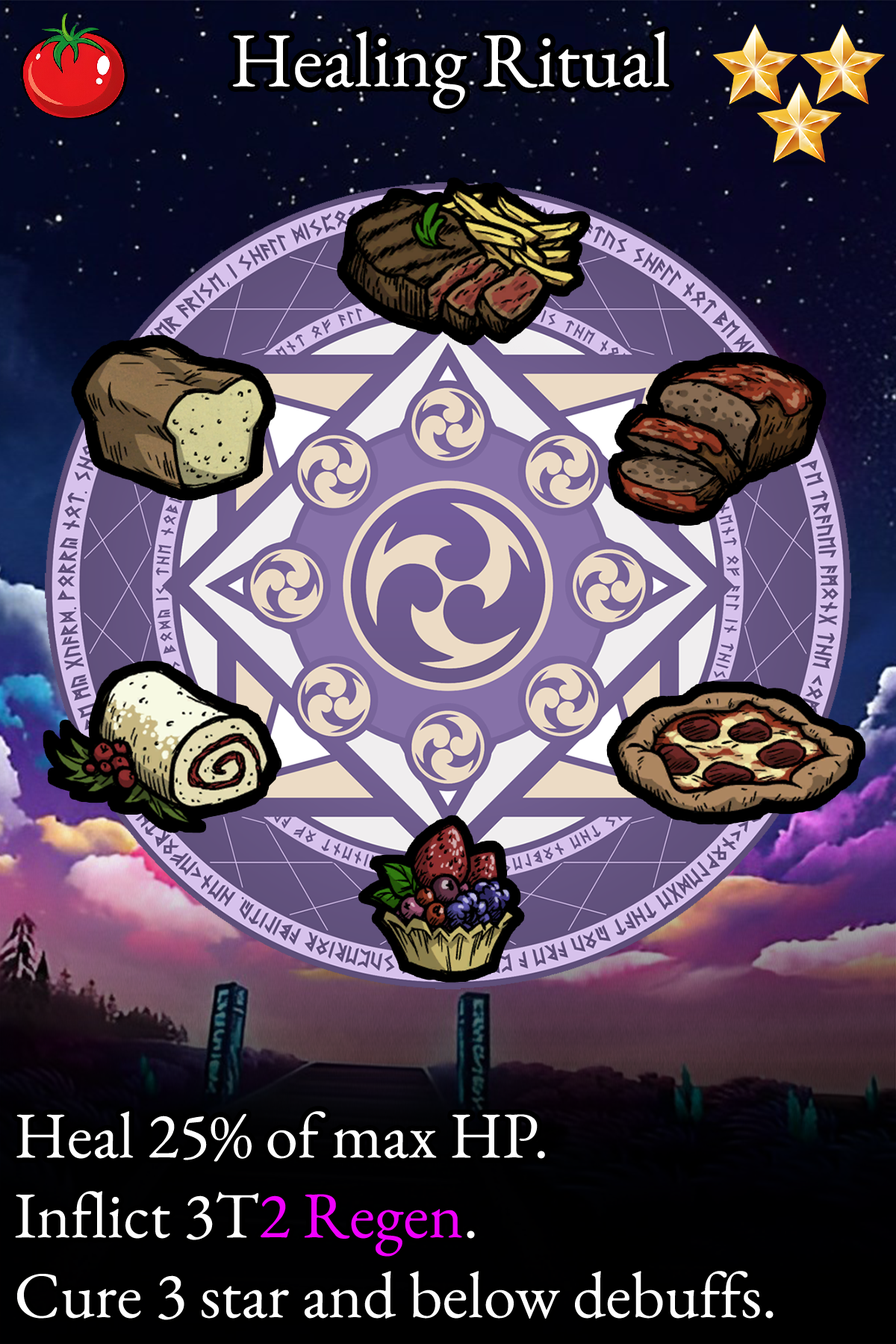
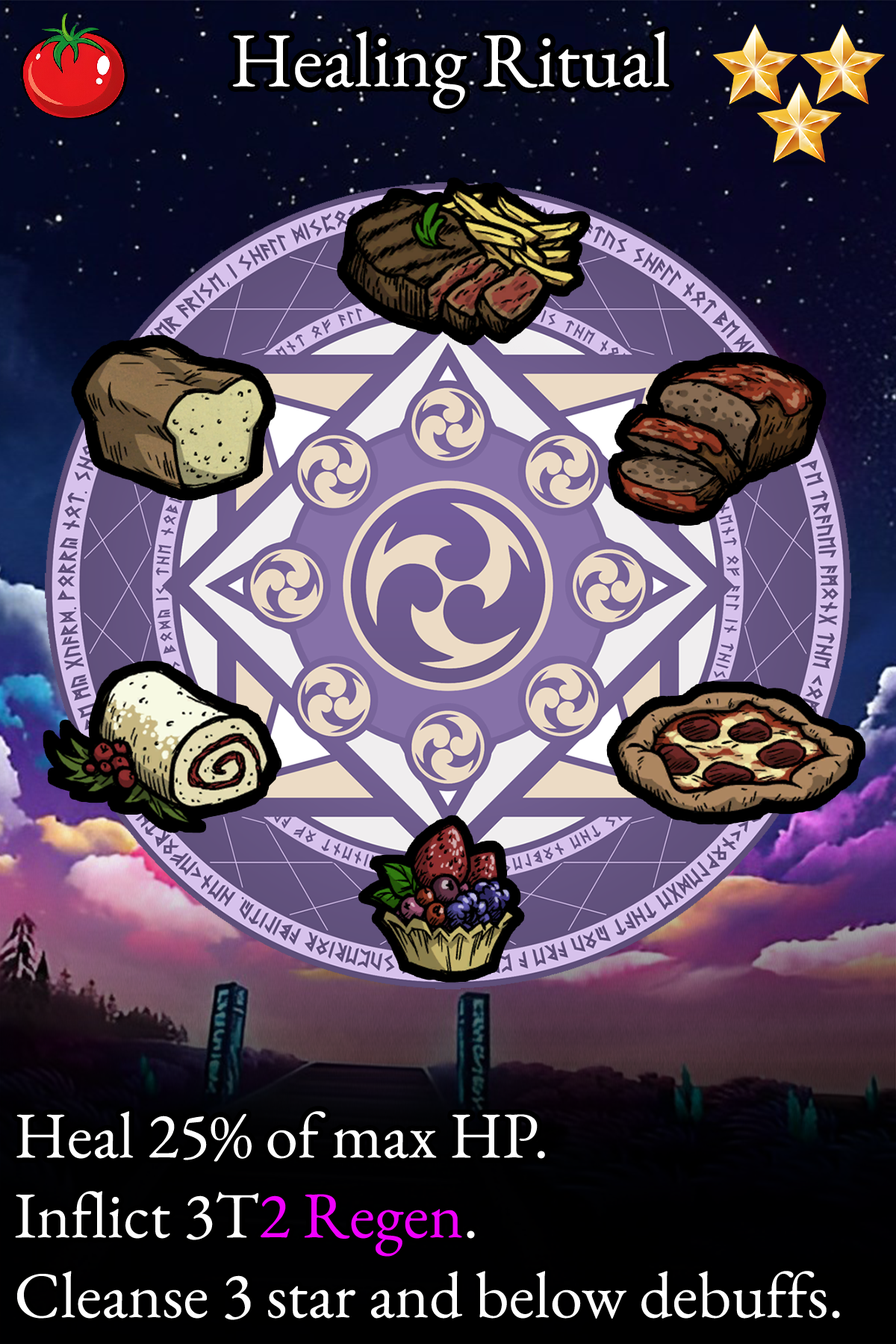
Before/after of a 896 x 1344 layered artwork. What changed in the layer stack:
painted on "Ability" over [32, 1270, 840, 1320]
